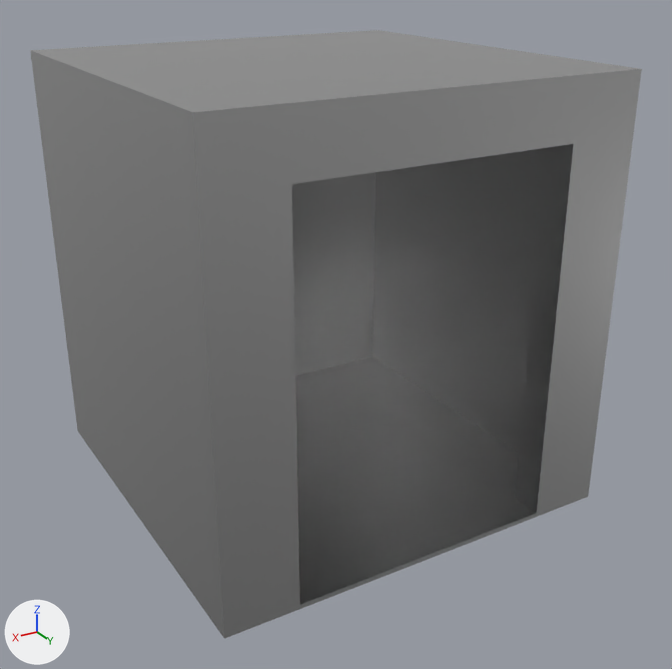
Before and after pictures for a commit that changed the FBX model Assets/Models/MRT/Lift_Mrt.fbx.
Before and after are seen from a 50 mm lens placed at (9.1, 45.8, 2.9), pointed at (6.03, 40.68, 0.34). The lights are fixed; the arrows at lower left show +X, +Y and +Z. Where no turn or scale is listed for an object, it has been applied to the vertices.

Script lines for the objects in view, before the commit:
```python
me_mesh = bpy.data.meshes.new('Mesh')
me_mesh.from_pydata(...)  # 44 vertices, 42 faces; spans x -1.52..1.32, y -1.79..1.03, z -2.34..0.62
me_mesh.materials.append(mat_mrt_textureatlas)
# before: 8 (-1.03, 1.03, -2.34) at pixel (536, 517), 10 (-1.03, -1.79, 0.62) at pixel (326, 32), 11 (-1.03, 1.03, 0.62) at pixel (580, 74), 12 (0.83, 1.03, -2.34) at pixel (299, 609), 13 (0.83, -1.79, -2.34)
# before: 14 (0.83, -1.79, 0.62) at pixel (100, 46), 15 (0.83, 1.03, 0.62) at pixel (290, 102), 16 (0.83, 1.03, 0.23) at pixel (291, 184), 19 (0.83, -1.79, 0.23), 20 (-1.03, -1.79, 0.23)
# before: 23 (-1.03, 1.03, 0.23) at pixel (573, 143), 24 (0.83, 1.03, -2.3) at pixel (299, 605), 27 (0.83, -1.79, -2.3), 28 (-1.03, -1.79, -2.3), 31 (-1.03, 1.03, -2.3) at pixel (536, 513)
# before: 32 (-1.03, 0.8, 0.23), 33 (-1.03, 0.8, -2.3) at pixel (514, 497), 34 (0.83, 0.8, 0.23), 35 (0.83, 0.8, -2.3)
ob_lift = bpy.data.objects.new('Lift', me_mesh)
ob_lift.location = (6.175, 40.855, 1.554)
```
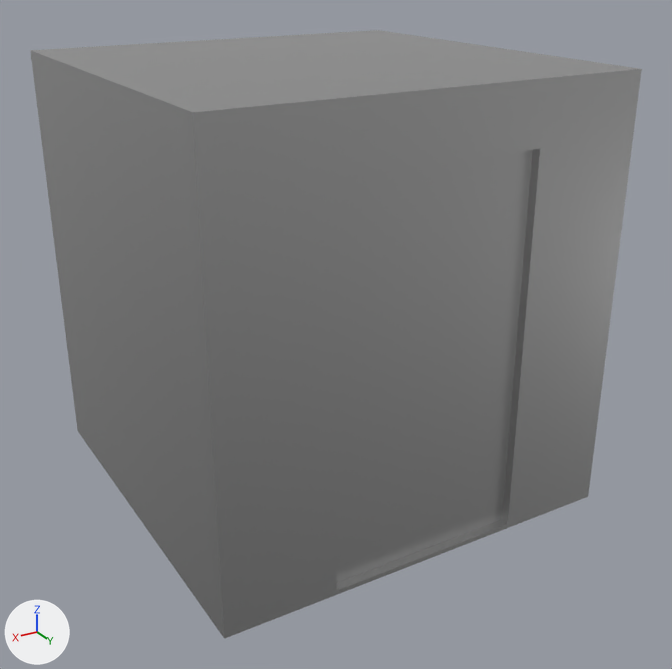
What changed in the scene script:
```text
Change me_mesh:
    where me_mesh.from_pydata(...)  # 44 vertices, 42 faces; spans x -1.52..1.32, y -1.79..1.03, z -2.34..0.62
    used by ob_lift; location = (6.175, 40.855, 1.554)
    me_mesh part 1
    add for i in [*range(12, 17), 19, 24, 27, 34, 35]: me_mesh.vertices[i].co += Vector((-0.25, 0.0, 0.0))
    add for i in [8, 10, 11, 20, 23, 28, 31, 32, 33]: me_mesh.vertices[i].co += Vector((0.25, 0.0, 0.0))
Add me_mesh_002:
    me_mesh_002.from_pydata(...)  # a box spanning x -0.77..-0.1, y 0.89..0.96, z -2.3..0.23
    me_mesh_002.materials.append(mat_mrt_textureatlas)
Add me_mesh_001:
    me_mesh_001.from_pydata(...)  # a box spanning x -0.1..0.57, y 0.89..0.96, z -2.3..0.23
    me_mesh_001.materials.append(mat_mrt_textureatlas)
Add ob_door_r:
    ob_door_r = bpy.data.objects.new('Door_R', me_mesh_002)
    ob_door_r.location = (6.175, 40.855, 1.554)
Add ob_door_l:
    ob_door_l = bpy.data.objects.new('Door_L', me_mesh_001)
    ob_door_l.location = (6.175, 40.855, 1.554)
```

What differs and where, as boxes (x1, y1, x2, y2) in the pictures (672 x 669 px; the box of a moved part takes in the faces that stretch with it):
'Door_L', added
    after: (337, 163, 438, 583)
'Door_R', added
    after: (421, 150, 532, 550)
part 1 of me_mesh, moved or reshaped
    both: (31, 30, 642, 639)
